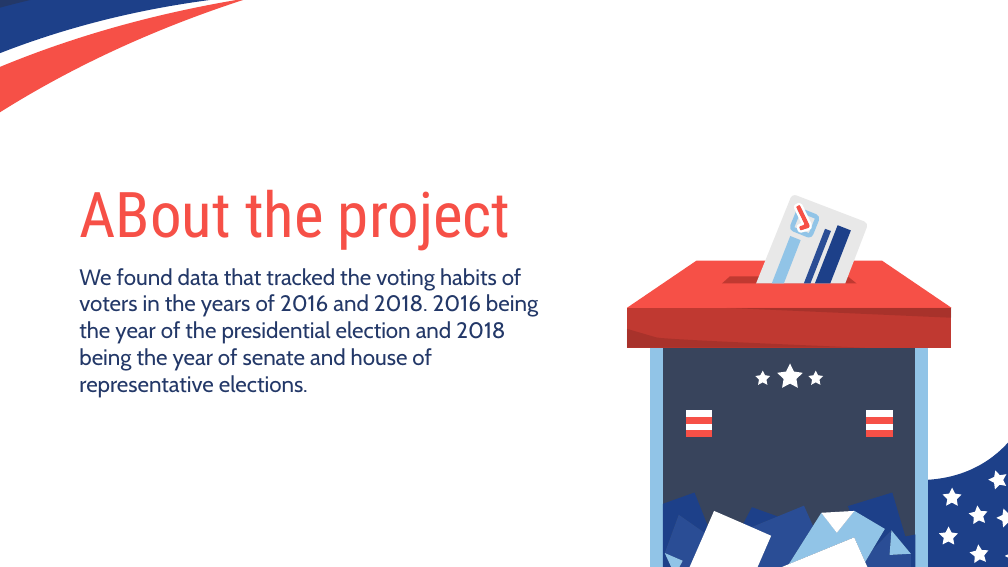
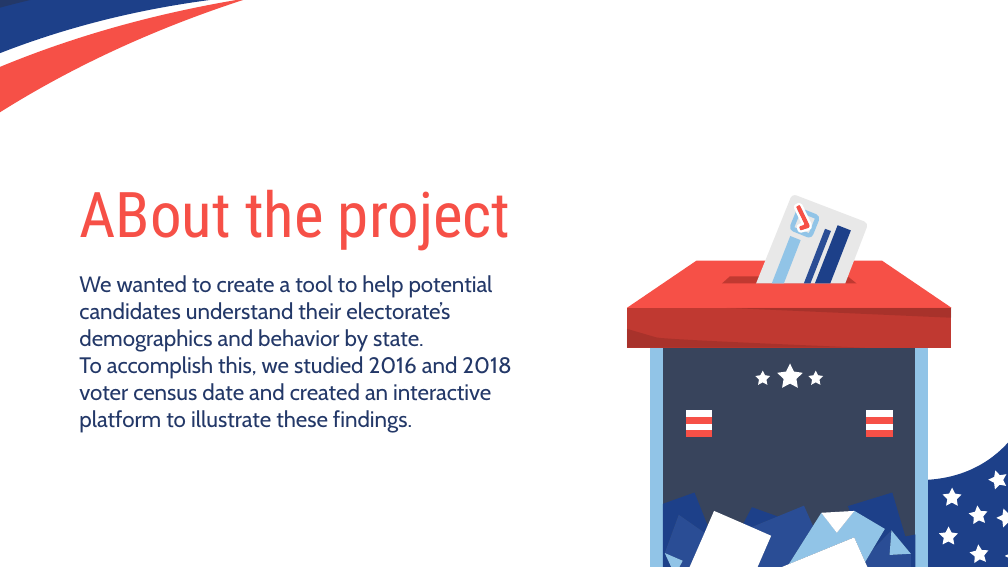
Before and after one commit to dave1407/Project3.github.io, a slide deck: slide 3 of Voting Trends.pptx. Drawn at 1008x567 pixels with LibreOffice and Linux fonts; fonts in the diff are those of the drawing. Boxes give left, top, right and bottom in pixels: in the first picture for what was removed or moved away, otherwise in the second. Text is boxed around its words. In the diff, an @@ line names an element or a change of style, - is before the commit and + after.

```diff
--- a/Voting Trends.pptx
+++ b/Voting Trends.pptx
@@ subtitle at (79, 275, 511, 433): text changed @@
-We found data that tracked the voting habits of voters in the years of 2016 and 2018. 2016 being the year of the presidential election and 2018 being the year of senate and house of representative elections.
+We wanted to create a tool to help potential candidates understand their electorate’s demographics and behavior by state.
+To accomplish this, we studied 2016 and 2018 voter census date and created an interactive platform to illustrate these findings.
```
Also in this commit, not shown: 3 other slides changed, 1 slide added, 1 slide removed.
